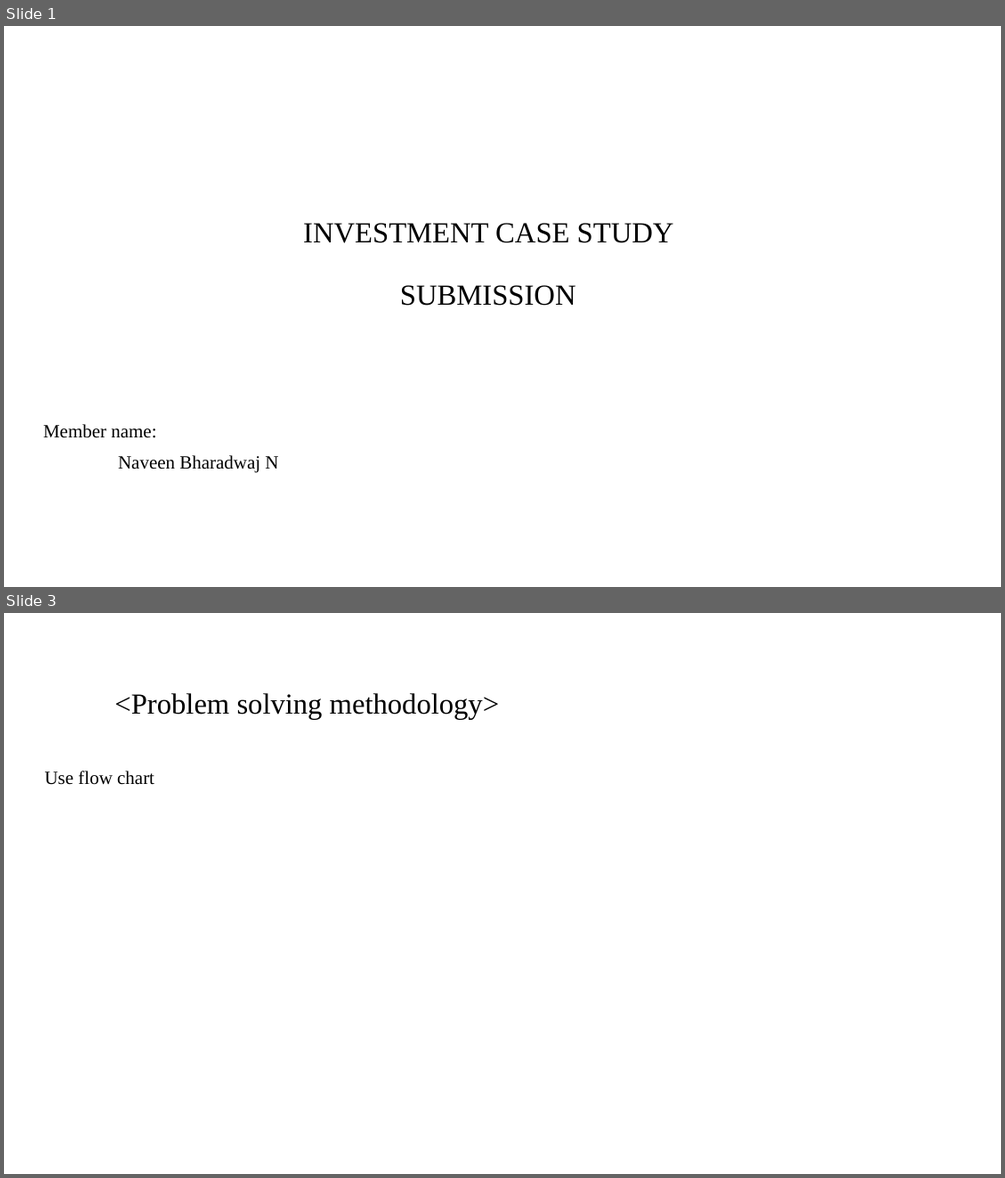
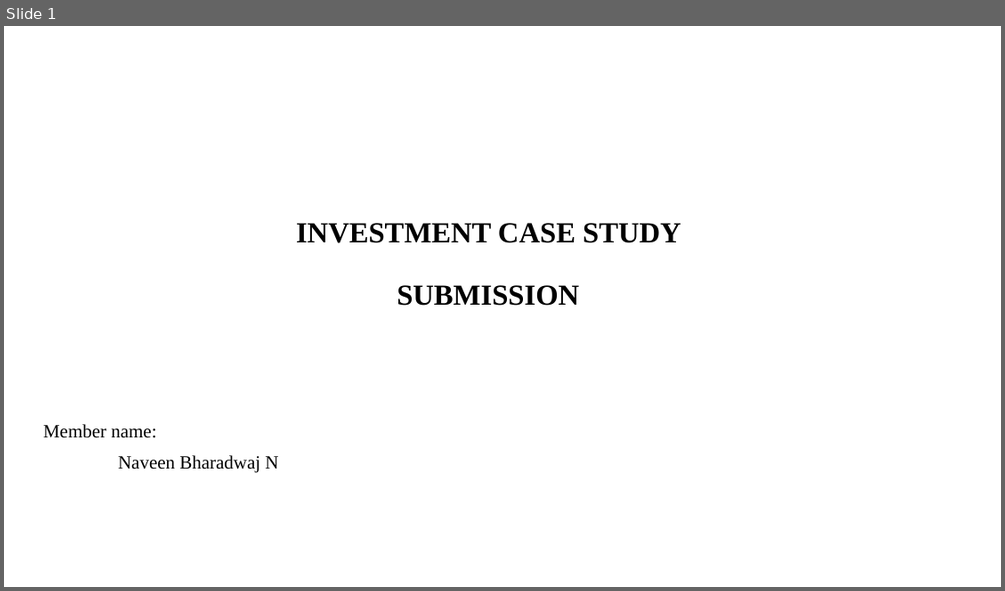
Before and after one commit to Nav33nn/investmentAnalysis, a slide deck: InvestmentAnalysis/results/Spark Funds Presentation.pptx. Shown one above the other, each under a label of ours: slides 1 and 3 before the commit, slide 1 after it; the slides between them are not shown. The pictures are 1005x1178 and 1005x591 pixels, drawn with LibreOffice and Linux fonts; fonts in the diff are those of the drawing; background and template pictures are left out. Boxes give left, top, right and bottom in pixels: in the first picture for what was removed or moved away, otherwise in the second. Text is boxed around its words. In the diff, an @@ line names an element or a change of style, - is before the commit and + after.

Commit message:
Case study - Investment Analysis Complete

```diff
--- a/InvestmentAnalysis/results/Spark Funds Presentation.pptx
+++ b/InvestmentAnalysis/results/Spark Funds Presentation.pptx
@@ slide 3 removed at [4,613,1001,1174], background #FFFFFF @@
@@ title removed at [114,693,500,719] @@
-<Problem solving methodology>
@@ text removed at [45,771,154,785] @@
-Use flow chart
@@ slide 1 changed as well @@
@@ title "INVESTMENT CASE STUDY SUBMISSION" at [296,223,681,305]: bold on @@
```
Also in this commit, not shown: 6 slides added, 8 other slides removed, 5 other files.
